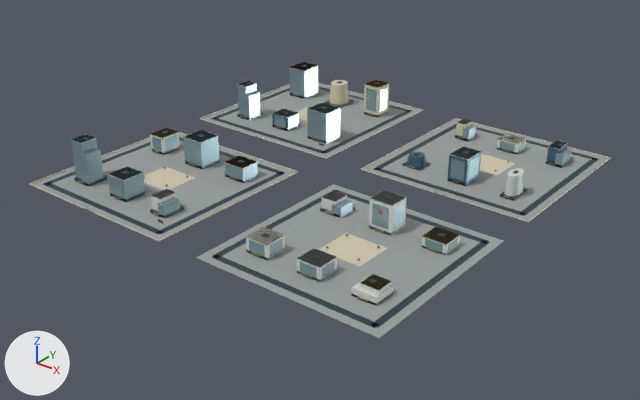
Renders of the glTF model web/public/assets/3d/ampliworld/GC-CITY-2030/GC-TILE-08-22.glb from each side of a commit.
The view is the same before and after, from a 50 mm lens placed at (-1083.0, -8175.0, 663.0), pointed at (-1989.0, -7041.0, -40.0). Lighting does not change. The marker at lower left points along +X, +Y and +Z. The first picture is the older version. Where no turn or scale is listed for an object, it has been applied to the vertices. Vertices at exactly the same position are counted once.

In view in the first picture: 'GC-TILE-08-22-blue', 'GC-TILE-08-22-dark', 'GC-TILE-08-22-glass', 'GC-TILE-08-22-gold', 'GC-TILE-08-22-ivory', 'GC-TILE-08-22-paving', 'GC-TILE-08-22-white'.
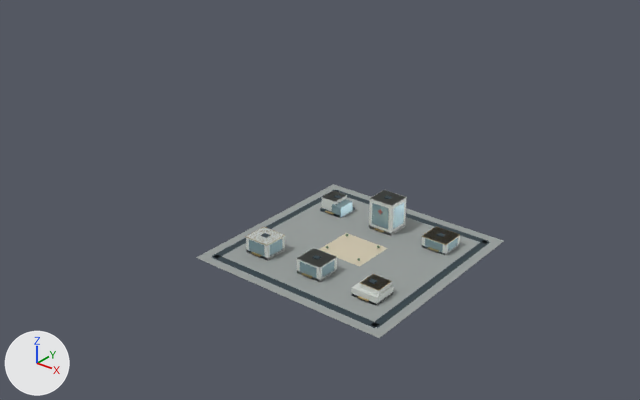
Location of each change, [x1, y1, x2, y2] in pixels of the pictures (640 x 400 px):
'GC-TILE-08-22-paving', reshaped (47% narrower, 39% shorter)
    before: [32, 84, 609, 338]
    after: [196, 184, 504, 338]
'GC-TILE-08-22-glass', reshaped (58% narrower, 63% shorter)
    before: [71, 62, 572, 278]
    after: [249, 199, 458, 278]
'GC-TILE-08-22-dark', reshaped (50% narrower, 47% shorter)
    before: [43, 65, 599, 328]
    after: [211, 190, 490, 328]
'GC-TILE-08-22-ivory', reshaped (88% narrower, 82% shorter)
    before: [29, 80, 611, 266]
    after: [319, 233, 387, 266]
'GC-TILE-08-22-white', reshaped (57% narrower, 48% shorter)
    before: [71, 81, 568, 305]
    after: [246, 190, 460, 305]
'GC-TILE-08-22-gold', reshaped (55% narrower, 62% shorter)
    before: [78, 62, 556, 302]
    after: [245, 211, 460, 302]
'GC-TILE-08-22-blue', deleted
    before: [272, 110, 568, 186]
part 1 of me_mesh_0, deleted
    before: [202, 84, 421, 157]
part 2 of me_mesh_0, deleted
    before: [363, 119, 609, 221]
part 3 of me_mesh_0, deleted
    before: [32, 133, 295, 240]
part 4 of me_mesh_1, deleted
    before: [43, 65, 599, 234]
part 5 of me_mesh_2, deleted
    before: [29, 80, 611, 241]
part 6 of me_mesh_7, deleted
    before: [71, 81, 568, 211]
part 7 of me_mesh_6, deleted
    before: [71, 62, 572, 218]
part 8 of me_mesh_5, deleted
    before: [78, 62, 556, 222]

What changed in the scene script:
```text
Change me_mesh_0:
    used by ob_gc_tile_08_22_paving; location = (0.0, 0.0, 0.0)
    remove me_mesh_0.from_pydata(...)  # 32 vertices, 48 faces; spans x -2379.0..-1621.0, y -7379.0..-6621.0, z 0.0
    add me_mesh_0.from_pydata(...)  # 8 vertices, 12 faces; spans x -1959.0..-1621.0, y -7379.0..-7041.0, z 0.0
    me_mesh_0 part 1: the loose piece of 8 vertices spanning x -2379.0..-2041.0, y -6959.0..-6621.0, z 0.0 is deleted
    me_mesh_0 part 2: the loose piece of 8 vertices spanning x -1959.0..-1621.0, y -6959.0..-6621.0, z 0.0 is deleted
    me_mesh_0 part 3: the loose piece of 8 vertices spanning x -2379.0..-2041.0, y -7379.0..-7041.0, z 0.0 is deleted
Change me_mesh_1:
    used by ob_gc_tile_08_22_dark; location = (0.0, 0.0, 0.0)
    remove me_mesh_1.from_pydata(...)  # 528 vertices, 792 faces; spans x -2364.0..-1636.0, y -7364.0..-6636.0, z 0.0..79.0
    add me_mesh_1.from_pydata(...)  # 128 vertices, 192 faces; spans x -1944.0..-1636.0, y -7364.0..-7056.0, z 0.0..54.0
    me_mesh_1 part 4: 50 loose pieces with 400 vertices, spanning x -2364.0..-1636.0, y -7364.0..-6636.0, z 0.0..79.0, are deleted
Change me_mesh_2:
    used by ob_gc_tile_08_22_ivory; location = (0.0, 0.0, 0.0)
    remove me_mesh_2.from_pydata(...)  # 190 vertices, 292 faces; spans x -2380.0..-1620.0, y -7380.0..-6620.0, z 0.0..67.0
    add me_mesh_2.from_pydata(...)  # 8 vertices, 12 faces; spans x -1830.0..-1750.0, y -7246.0..-7174.0, z 0.0
    me_mesh_2 part 5: 21 loose pieces with 182 vertices, spanning x -2380.0..-1620.0, y -7380.0..-6620.0, z 0.0..67.0, are deleted
Change me_mesh_5:
    used by ob_gc_tile_08_22_gold; location = (0.0, 0.0, 0.0)
    remove me_mesh_5.from_pydata(...)  # 662 vertices, 1056 faces; spans x -2332.0..-1668.0, y -7380.0..-6673.0, z 0.0..67.0
    add me_mesh_5.from_pydata(...)  # 72 vertices, 108 faces; spans x -1912.0..-1668.0, y -7322.0..-7098.0, z 4.0..27.0
    me_mesh_5 part 8: 58 loose pieces with 590 vertices, spanning x -2332.0..-1678.0, y -7380.0..-6673.0, z 0.0..67.0, are deleted
Change me_mesh_6:
    used by ob_gc_tile_08_22_glass; location = (0.0, 0.0, 0.0)
    remove me_mesh_6.from_pydata(...)  # 552 vertices, 828 faces; spans x -2332.0..-1668.0, y -7320.0..-6673.0, z 0.0..78.0
    add me_mesh_6.from_pydata(...)  # 136 vertices, 204 faces; spans x -1912.0..-1668.0, y -7318.0..-7098.0, z 0.0..47.0
    me_mesh_6 part 7: 52 loose pieces with 416 vertices, spanning x -2332.0..-1674.0, y -7320.0..-6673.0, z 0.0..78.0, are deleted
Change me_mesh_7:
    used by ob_gc_tile_08_22_white; location = (0.0, 0.0, 0.0)
    remove me_mesh_7.from_pydata(...)  # 206 vertices, 316 faces; spans x -2331.0..-1668.0, y -7320.0..-6679.0, z 0.0..78.0
    add me_mesh_7.from_pydata(...)  # 80 vertices, 120 faces; spans x -1912.0..-1668.0, y -7318.0..-7098.0, z 0.0..53.0
    me_mesh_7 part 6: 14 loose pieces with 126 vertices, spanning x -2331.0..-1677.0, y -7320.0..-6679.0, z 0.0..78.0, are deleted
Remove ob_gc_tile_08_22_blue:
    ob_gc_tile_08_22_blue = bpy.data.objects.new('GC-TILE-08-22-blue', me_mesh_8)
    ob_gc_tile_08_22_blue.location = (0.0, 0.0, 0.0)
```
